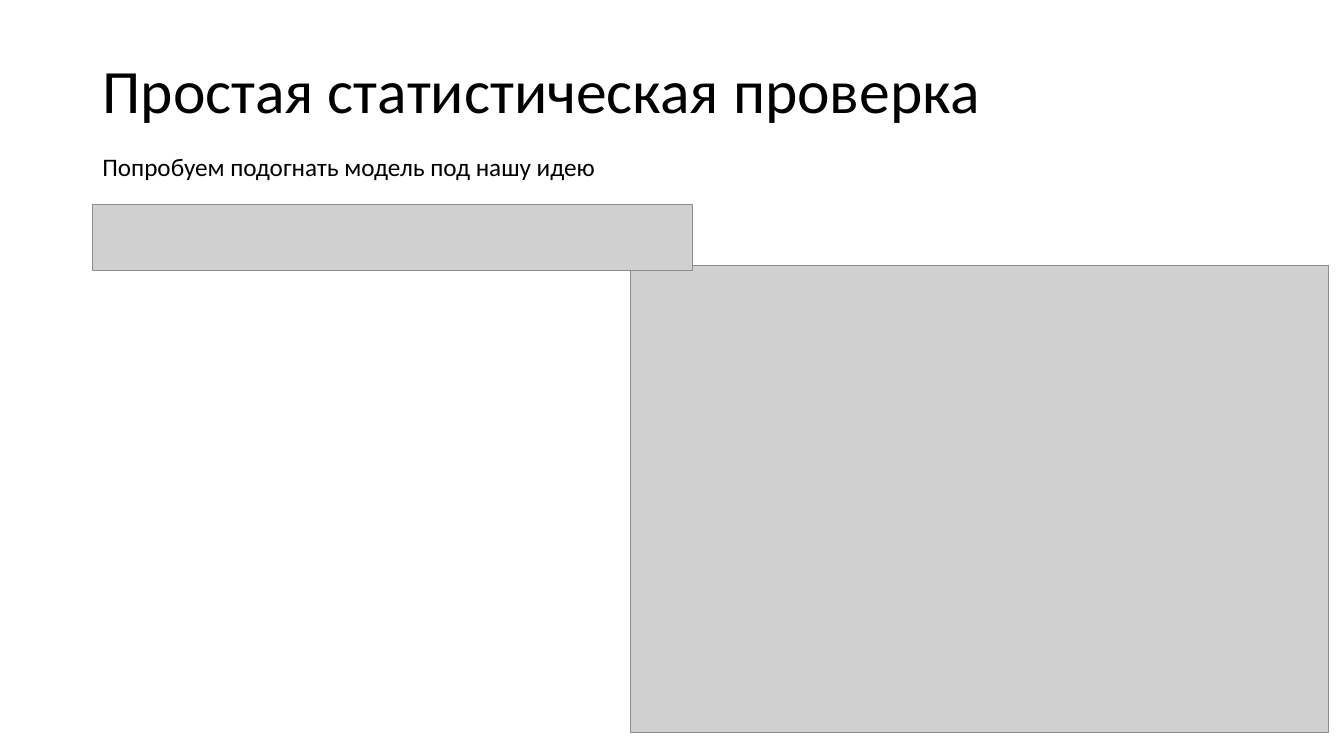
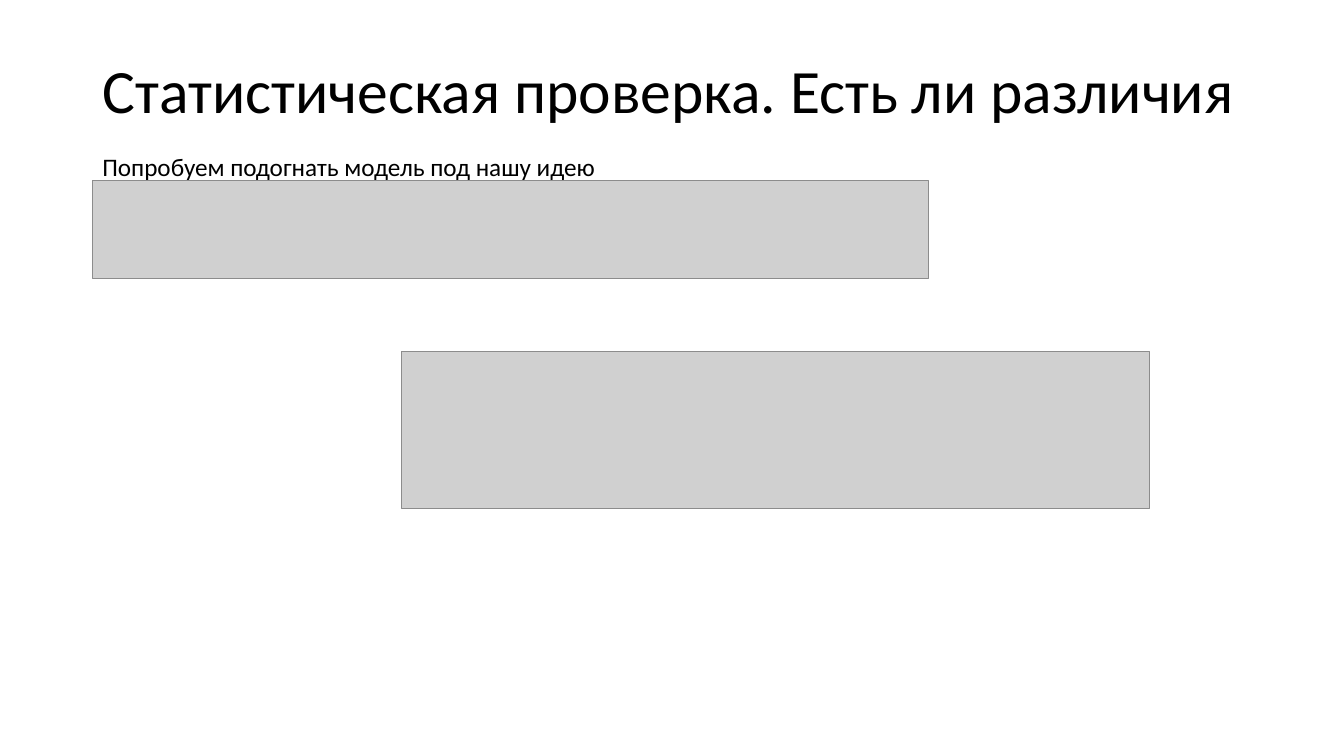
Before and after one commit to imhouston/MD-DA-2017, a slide deck: slide 15 of 5.1 Анализ данных. Многомерье. Начало.pptx. Drawn at 1344x756 pixels with LibreOffice and Linux fonts; fonts in the diff are those of the drawing; grey boxes stand for pictures. Boxes give left, top, right and bottom in pixels: in the first picture for what was removed or moved away, otherwise in the second. Text is boxed around its words. In the diff, an @@ line names an element or a change of style, - is before the commit and + after.

```diff
--- a/5.1 Анализ данных. Многомерье. Начало.pptx
+++ b/5.1 Анализ данных. Многомерье. Начало.pptx
@@ title at bbox=[102, 73, 1233, 123]: text changed @@
-Простая статистическая проверка
+Статистическая проверка. Есть ли различия
@@ picture removed at bbox=[93, 204, 694, 270] @@
@@ picture added at bbox=[93, 180, 929, 278] @@
@@ picture removed at bbox=[631, 265, 1330, 733] @@
@@ picture added at bbox=[401, 352, 1150, 508] @@
```
Also in this commit, not shown: 2 other slides changed, 6 slides added, 18 slides removed, 2 other files.
